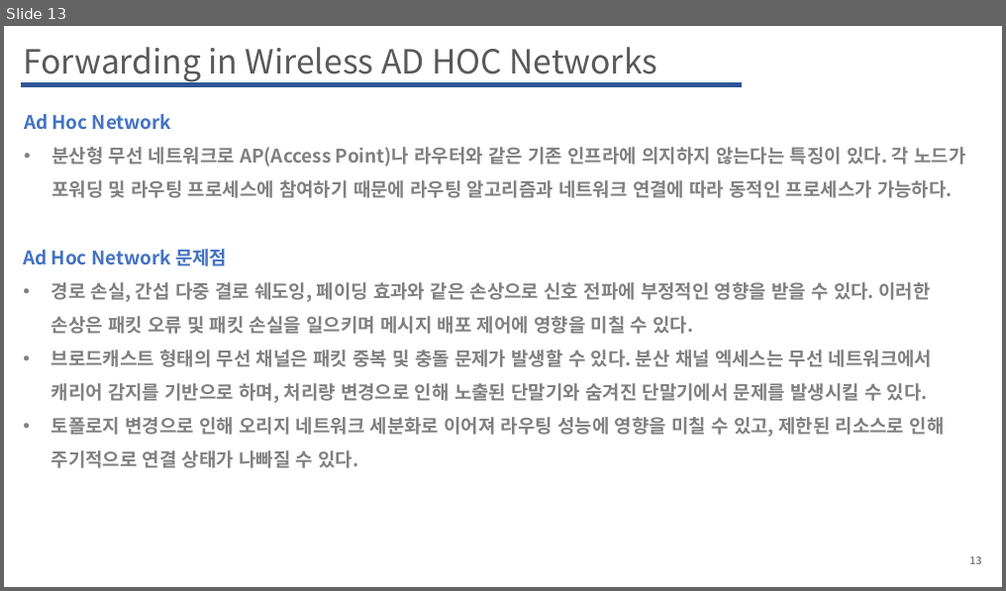
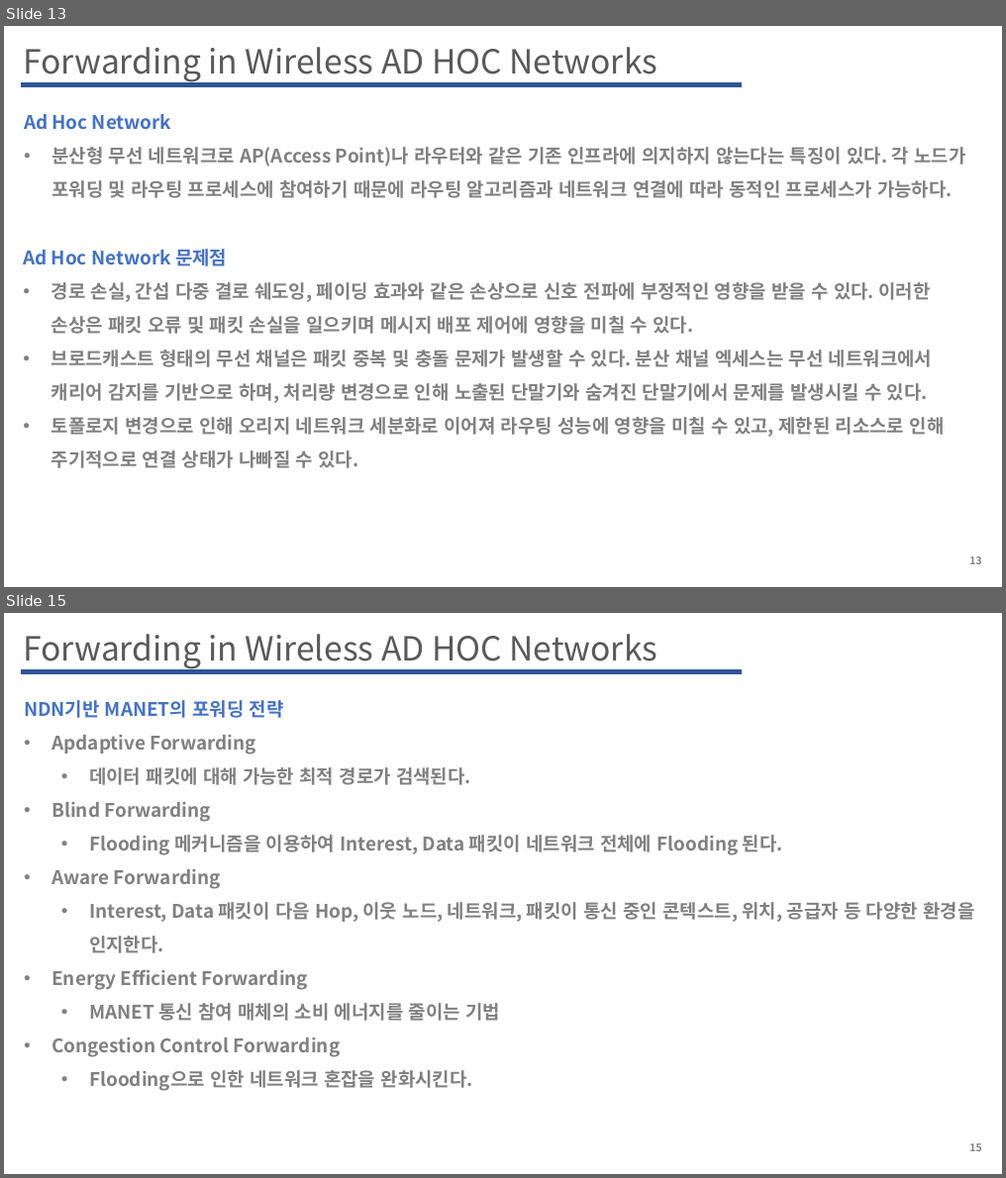
Before and after one commit to WoogiBoogi1129/ICN-NDN, a slide deck: Named-Data-Net/PPT/Forwarding_Strategy_in_NDN_based_Wireless_Networks_A_Survey.pptx. Shown one above the other, each under a label of ours: slide 13 before the commit, slides 13 and 15 after it; the slides between them are not shown. The pictures are 1006x591 and 1006x1178 pixels, drawn with LibreOffice and Linux fonts; fonts in the diff are those of the drawing. Boxes give left, top, right and bottom in pixels: in the first picture for what was removed or moved away, otherwise in the second. Text is boxed around its words. In the diff, an @@ line names an element or a change of style, - is before the commit and + after.

```diff
--- a/Named-Data-Net/PPT/Forwarding_Strategy_in_NDN_based_Wireless_Networks_A_Survey.pptx
+++ b/Named-Data-Net/PPT/Forwarding_Strategy_in_NDN_based_Wireless_Networks_A_Survey.pptx
@@ slide 15 added at [4,613,1002,1174], background #FFFFFF @@
@@ text added at [23,634,658,669], 32 pt, text #595959 @@
+Forwarding in Wireless AD HOC Networks
@@ line added from (21, 672) to (742, 672), #2F5597 4.5 pt @@
@@ text added at [24,700,974,1091], 18 pt, text #808080, bold @@
+NDN기반 MANET의 포워딩 전략
+• Apdaptive Forwarding
+  • 데이터 패킷에 대해 가능한 최적 경로가 검색된다.
+• Blind Forwarding
+  • Flooding 메커니즘을 이용하여 Interest, Data 패킷이 네트워크 전체에 Flooding 된다.
+• Aware Forwarding
+  • Interest, Data 패킷이 다음 Hop, 이웃 노드, 네트워크, 패킷이 통신 중인 콘텍스트, 위치, 공급자 등 다양한 환경을 인지한다.
+• Energy Efficient Forwarding
+  • MANET 통신 참여 매체의 소비 에너지를 줄이는 기법
+• Congestion Control Forwarding
+  • Flooding으로 인한 네트워크 혼잡을 완화시킨다.
@@ page number added at [969,1144,981,1152], 10 pt, text #808080, bold @@
+15
```
Also in this commit, not shown: 1 slide changed, 2 other slides added, 1 other file.
